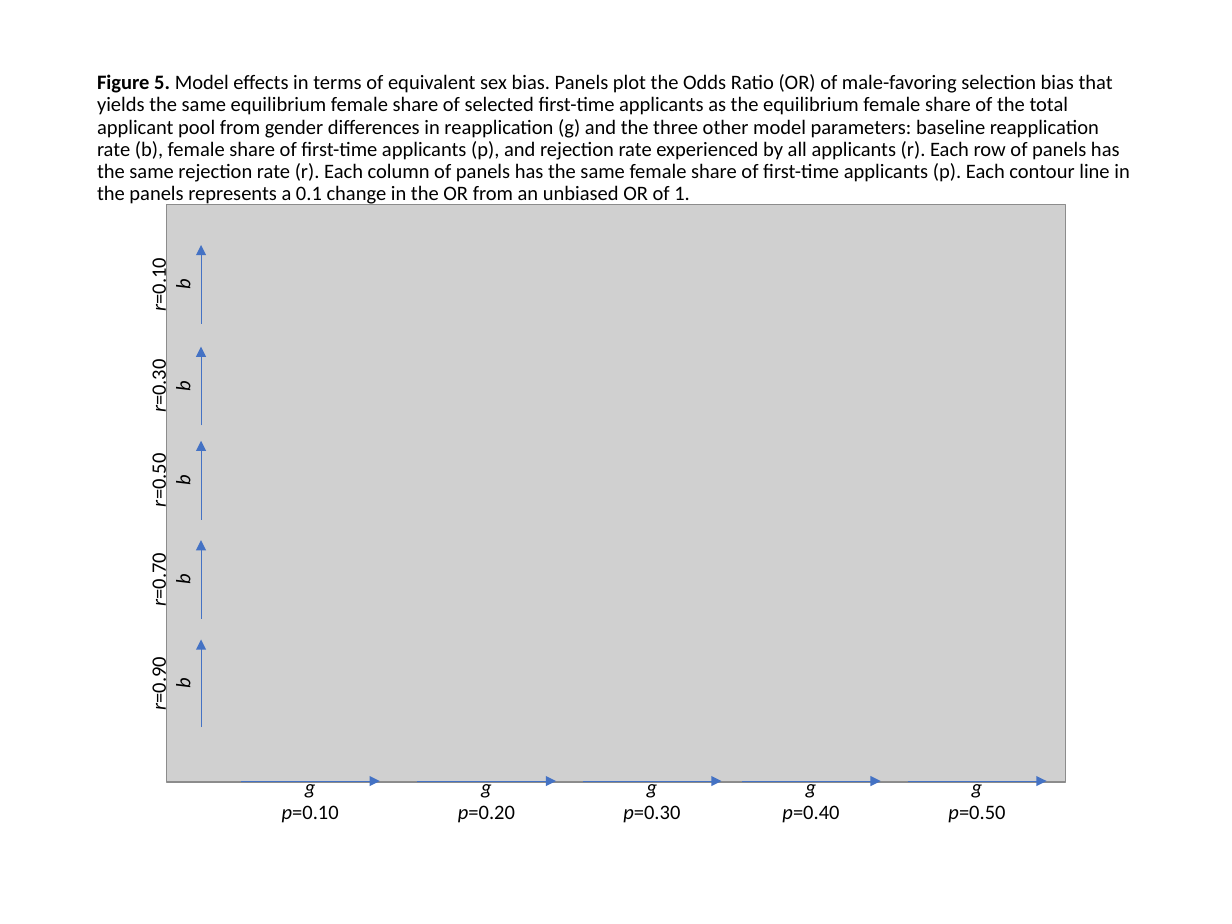
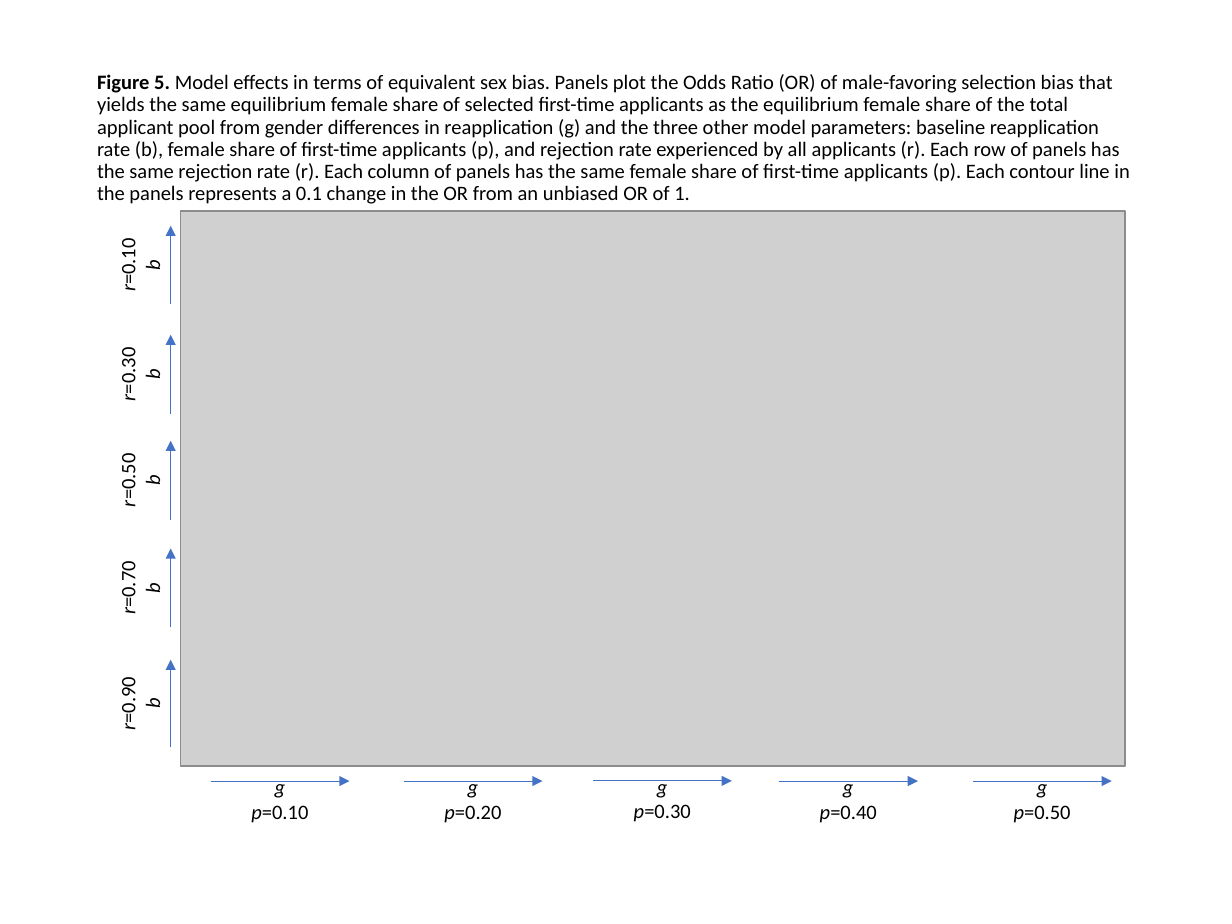
Before and after one commit to brubineau/genderReapplyDiffs, a slide deck: slide 4 of ParamSpaceFigures.pptx. Drawn at 1232x924 pixels with LibreOffice and Linux fonts; fonts in the diff are those of the drawing; grey boxes stand for pictures. Boxes give left, top, right and bottom in pixels: in the first picture for what was removed or moved away, otherwise in the second. Text is boxed around its words. In the diff, an @@ line names an element or a change of style, - is before the commit and + after.

Commit message:
update analytical solution analysis table and figures

```diff
--- a/ParamSpaceFigures.pptx
+++ b/ParamSpaceFigures.pptx
@@ text "r=0.10": place and size @@
-text "r=0.10" at [146, 263, 196, 311]
+text "r=0.10" at [116, 243, 166, 291]
@@ arrow moved from (201, 324) - (201, 245) to (171, 304) - (171, 225) @@
@@ picture: place and size @@
-picture at [166, 205, 1064, 782]
+picture at [181, 211, 1125, 766]
@@ text "r=0.30": place and size @@
-text "r=0.30" at [146, 364, 196, 412]
+text "r=0.30" at [116, 352, 166, 400]
@@ arrow moved from (201, 425) - (201, 346) to (171, 414) - (171, 335) @@
@@ text "r=0.70": place and size @@
-text "r=0.70" at [146, 558, 196, 606]
+text "r=0.70" at [116, 566, 166, 614]
@@ arrow moved from (201, 618) - (201, 540) to (171, 627) - (171, 548) @@
@@ text "r=0.90": place and size @@
-text "r=0.90" at [146, 662, 196, 710]
+text "r=0.90" at [116, 682, 166, 730]
@@ arrow moved from (201, 727) - (201, 639) to (171, 748) - (171, 660) @@
@@ text "g": place and size @@
-text "g" at [458, 781, 515, 823]
+text "g" at [444, 781, 501, 823]
@@ text "g": place and size @@
-text "g" at [623, 781, 680, 823]
+text "g" at [634, 780, 691, 822]
@@ text "g": place and size @@
-text "g" at [782, 781, 839, 823]
+text "g" at [820, 781, 877, 823]
@@ text "g": place and size @@
-text "g" at [948, 781, 1005, 823]
+text "g" at [1014, 781, 1071, 823]
@@ 2 texts, 2 arrows: place and size @@
-2 texts, 2 arrows at [146, 441, 379, 823]
+2 texts, 2 arrows at [116, 441, 350, 823]
@@ arrow moved from (418, 781) - (556, 781) to (404, 781) - (542, 781) @@
@@ arrow moved from (583, 781) - (722, 781) to (594, 781) - (732, 781) @@
@@ arrow moved from (742, 781) - (881, 781) to (780, 781) - (918, 781) @@
@@ arrow moved from (908, 781) - (1047, 781) to (973, 781) - (1111, 781) @@
```
Also in this commit, not shown: 1 other slide changed, 1 other file.
